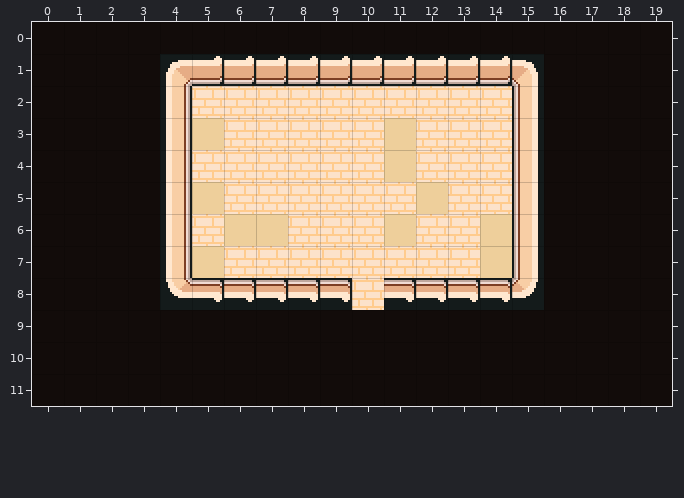
Tiled map (JSON), stored at data/tk_maps/w1/ninja/yangcheng--shop-1.tmj. The picture above is the old version.
Cells are 16x16 px. Shown: x 0..19, y 0..11.
After the commit:
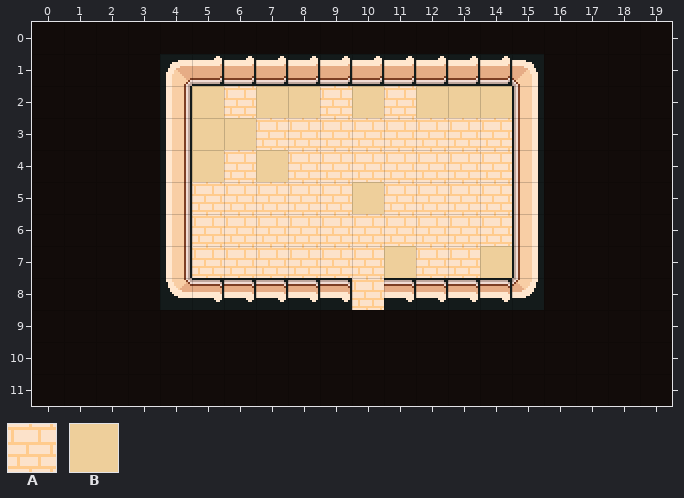
Key: from "floor_in": A 23, B 34.
_ is an empty cell.
Tiles replaced or removed in this view: A, B.
Edits made:
Changed rows in their new state; . is an unchanged cell.
Layer "ground":
first column x 5:
 2 B.BB.B.BBB
 3 .B....A...
 4 B.B...A...
 5 A....B.A..
 6 .AA...A..A
 7 A.....B...
Boxes around the changes in both pictures, in picture pixels (x1, y1, x2, y2):
changed: (192, 86, 320, 278)
changed: (352, 86, 512, 278)
